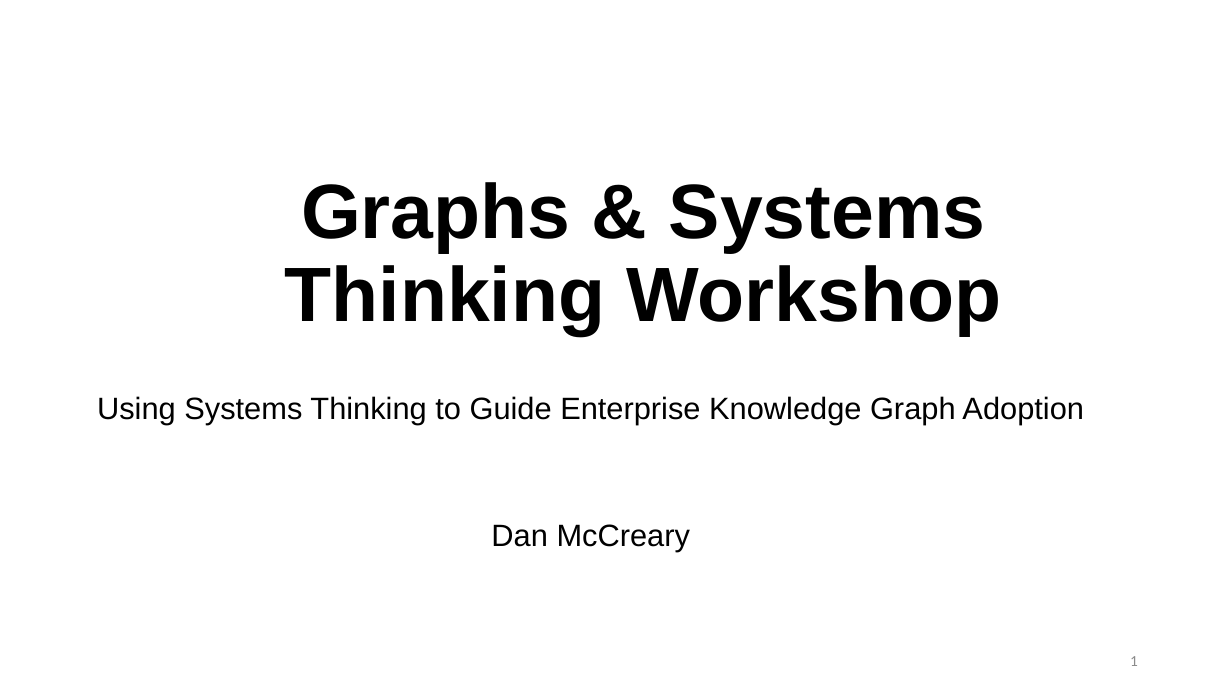
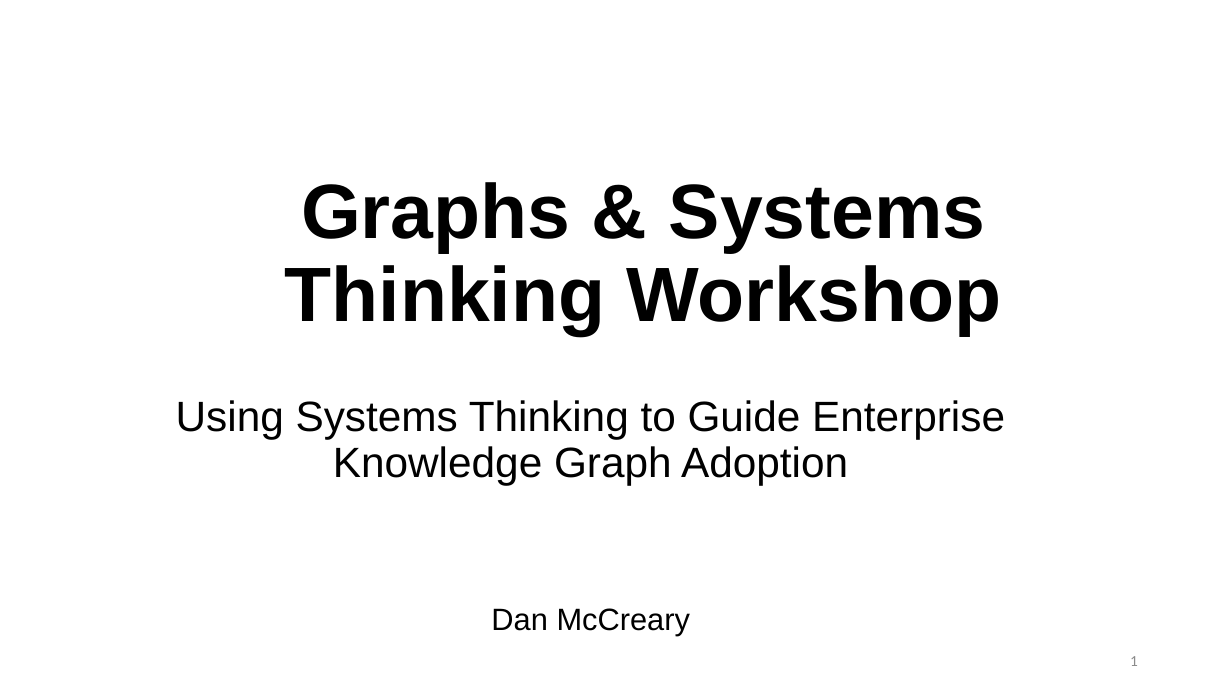
Before and after one commit to dmccreary/graph-systems-thinking, a slide deck: slide 1 of docs/presentations/Graph-Systems-Thinking-Half-Day-Workshop.pptx. Drawn at 1232x693 pixels with LibreOffice and Linux fonts; fonts in the diff are those of the drawing; background and template pictures are left out. Boxes give left, top, right and bottom in pixels: in the first picture for what was removed or moved away, otherwise in the second. Text is boxed around its words. In the diff, an @@ line names an element or a change of style, - is before the commit and + after.

```diff
--- a/docs/presentations/Graph-Systems-Thinking-Half-Day-Workshop.pptx
+++ b/docs/presentations/Graph-Systems-Thinking-Half-Day-Workshop.pptx
@@ subtitle "Using Systems Thinking to Guide ..." at [176,400,1005,635]: size 24 to 33 pt in "Using Systems Thinking to Guide Enterprise Knowledge ..."; line spacing 0.8 to 0.9 @@
```
Also in this commit, not shown: 5 other slides changed, 3 slides added, 1 other file.
